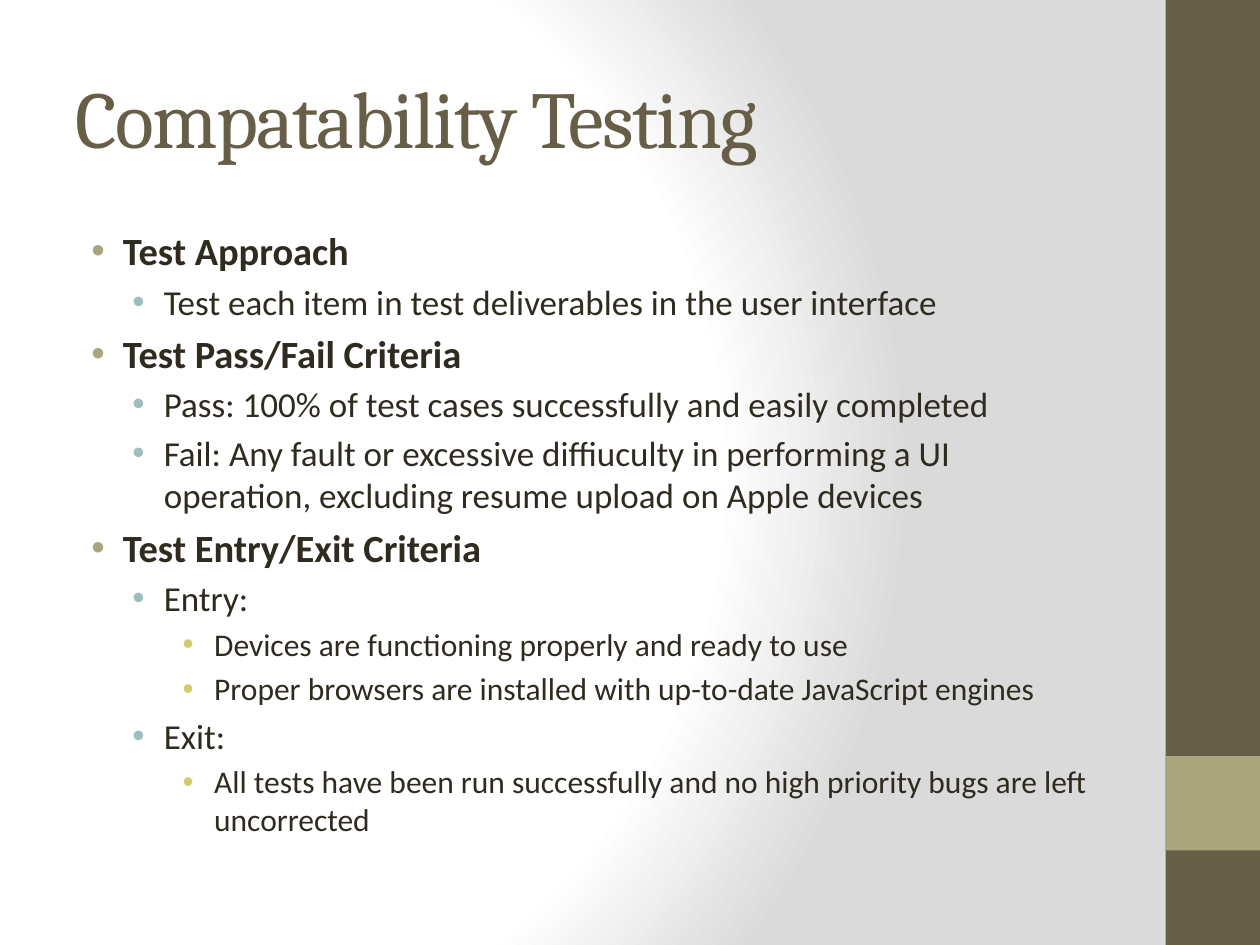
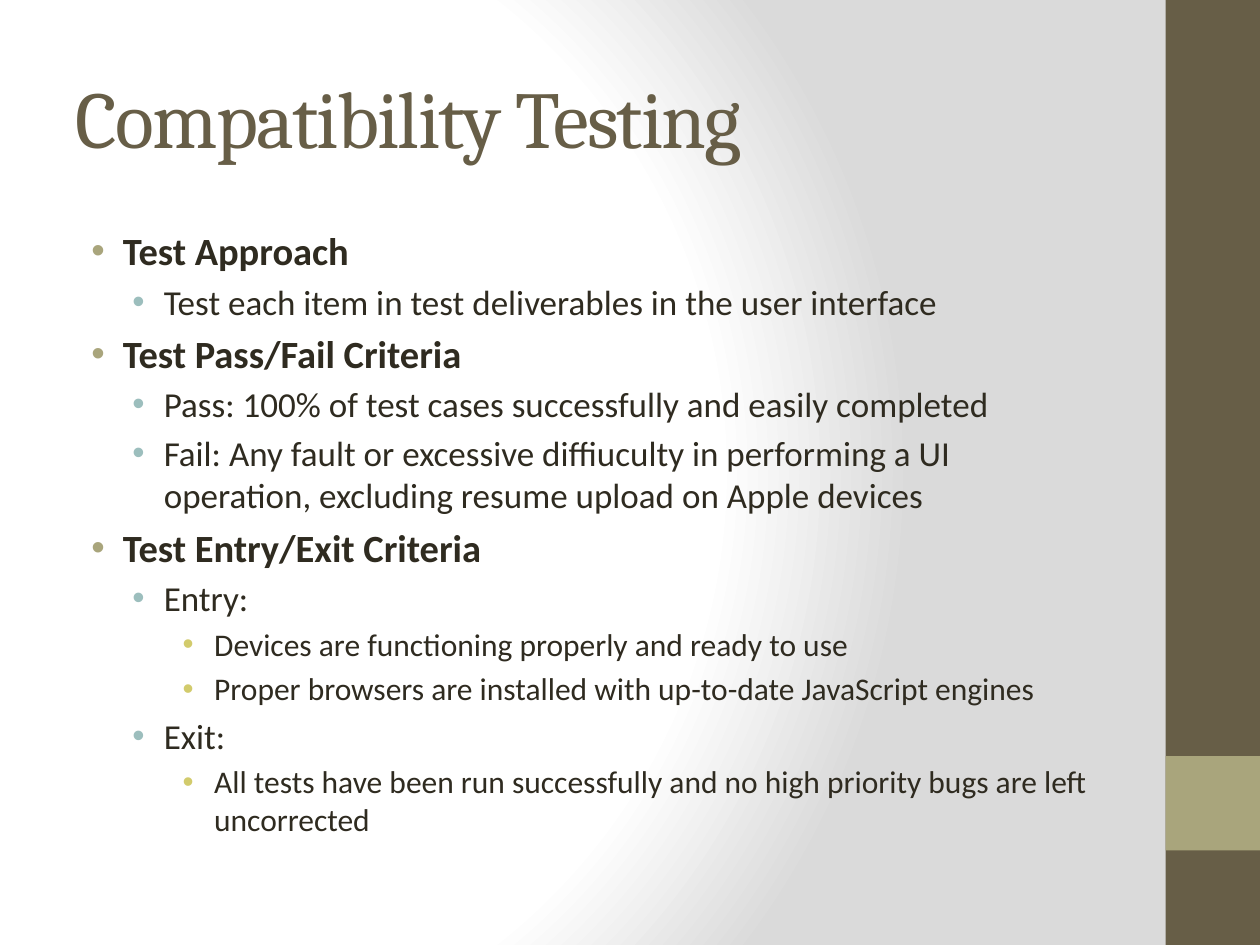
Before and after one commit to WesleyTrescott/MVC-Capstone, a slide deck: slide 9 of Test plan/Computech Corporation - Test Plan.pptx. Drawn at 1260x945 pixels with LibreOffice and Linux fonts; fonts in the diff are those of the drawing. Boxes give left, top, right and bottom in pixels: in the first picture for what was removed or moved away, otherwise in the second. Text is boxed around its words. In the diff, an @@ line names an element or a change of style, - is before the commit and + after.

Commit message:
Updated test plan
modified compatibility/functional/unit testing sections in both document
and powerpoint

```diff
--- a/Test plan/Computech Corporation - Test Plan.pptx
+++ b/Test plan/Computech Corporation - Test Plan.pptx
@@ title at (76,92,742,166): text changed @@
-Compatability Testing
+Compatibility Testing
```
Also in this commit, not shown: 8 other slides changed, 3 slides added, 1 other file.
